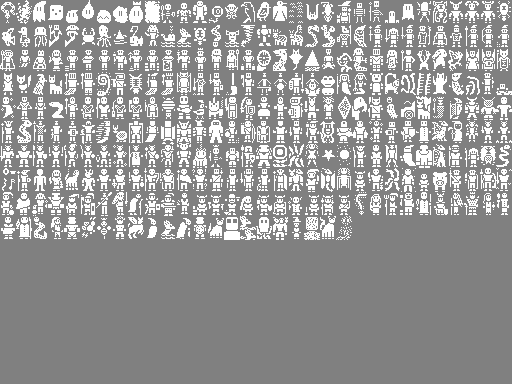
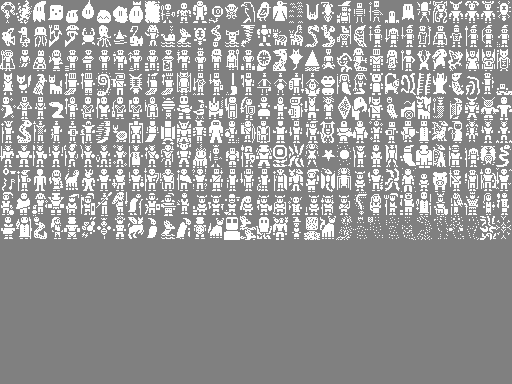
Layer changes from the first 512px x 384px image to the second:
painted on "Background" over [353, 216, 511, 240]
